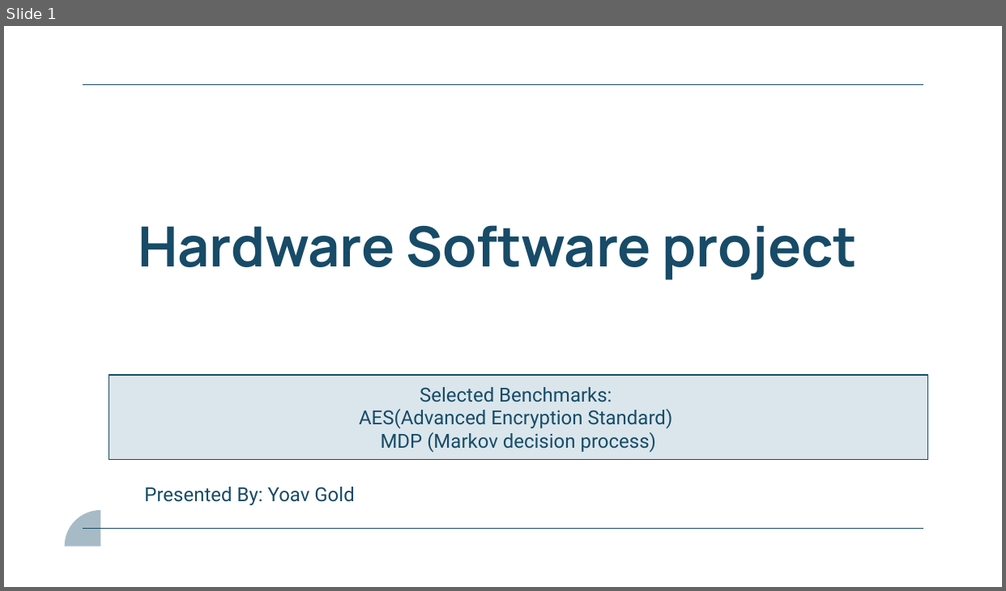
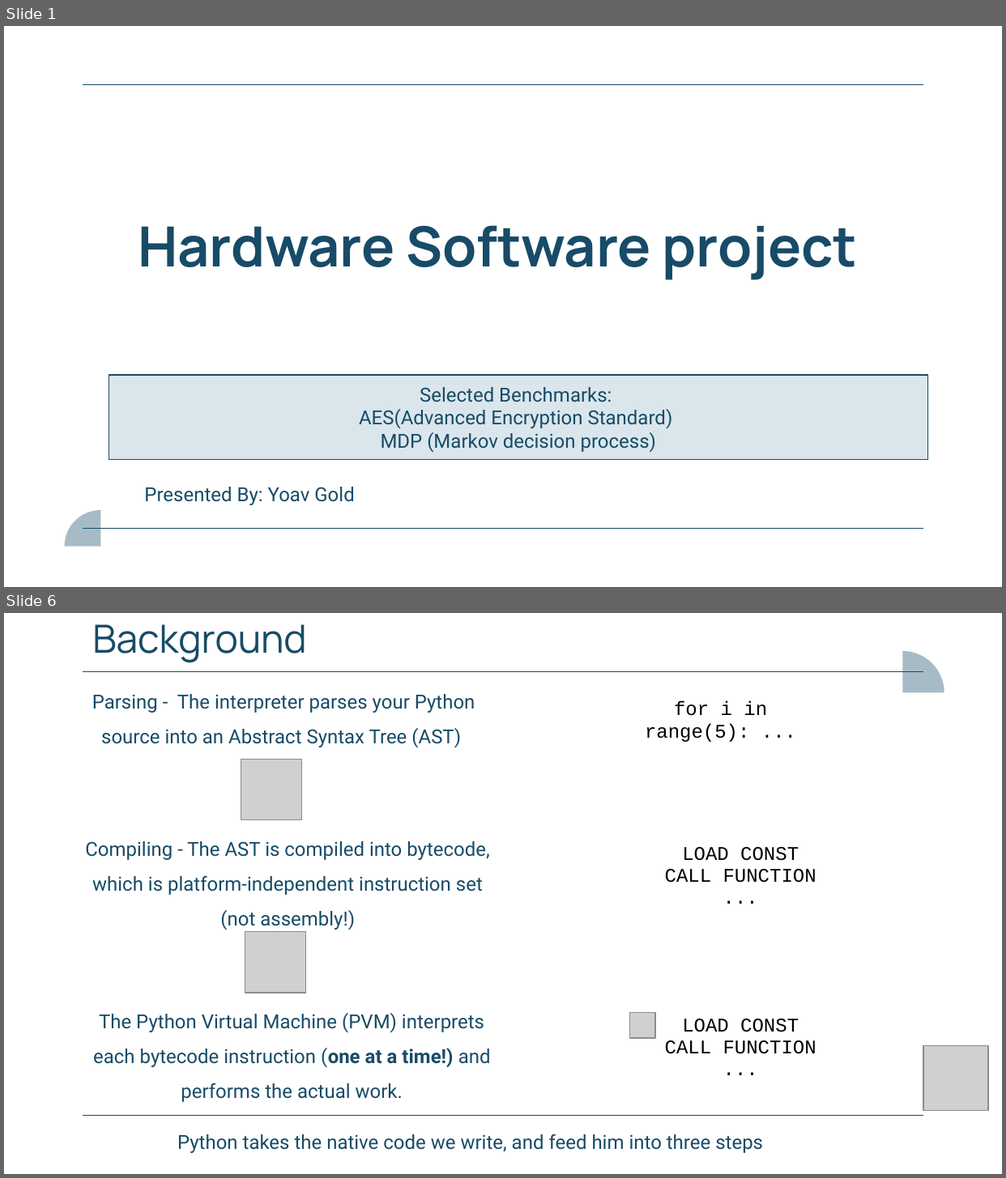
Before and after one commit to YoavGold/hw_sw_project, a slide deck: presentation/final_presentation.pptx. Shown one above the other, each under a label of ours: slide 1 before the commit, slides 1 and 6 after it; the slides between them are not shown. The pictures are 1006x591 and 1006x1178 pixels, drawn with LibreOffice and Linux fonts; fonts in the diff are those of the drawing; grey boxes stand for pictures. Boxes give left, top, right and bottom in pixels: in the first picture for what was removed or moved away, otherwise in the second. Text is boxed around its words. In the diff, an @@ line names an element or a change of style, - is before the commit and + after.

```diff
--- a/presentation/final_presentation.pptx
+++ b/presentation/final_presentation.pptx
@@ slide 6 added at (x1=4, y1=613, x2=1002, y2=1174), background #FFFFFF; not listed: 2 template elements that a slide beside it also shows @@
@@ title added at (x1=92, y1=624, x2=307, y2=663), 28 pt, text #174B67 @@
+Background
@@ freeform shape added at (x1=902, y1=651, x2=944, y2=693), fill #A7BBC7 @@
@@ text added at (x1=92, y1=694, x2=475, y2=748), 14 pt, text #174B67 @@
+  Parsing - The interpreter parses your Python source into an Abstract Syntax Tree (AST)
@@ table added at (x1=594, y1=693, x2=846, y2=750), 1 rows, 1 columns @@
+for i in range(5): ...
@@ picture added at (x1=241, y1=759, x2=301, y2=820) @@
@@ text added at (x1=85, y1=841, x2=489, y2=931), 14 pt, text #174B67 @@
+  Compiling - The AST is compiled into bytecode, which is platform-independent instruction set (not assembly!)
@@ table added at (x1=614, y1=837, x2=866, y2=918), 1 rows, 1 columns @@
+LOAD CONST / CALL FUNCTION / ...
@@ picture added at (x1=245, y1=932, x2=305, y2=993) @@
@@ text added at (x1=93, y1=1013, x2=491, y2=1102), 14 pt, text #174B67 @@
+  The Python Virtual Machine (PVM) interprets each bytecode instruction (one at a time!) and performs the actual work.
@@ table added at (x1=614, y1=1009, x2=866, y2=1089), 1 rows, 1 columns @@
+LOAD CONST / CALL FUNCTION / ...
@@ picture added at (x1=629, y1=1013, x2=655, y2=1039) @@
@@ picture added at (x1=923, y1=1046, x2=988, y2=1111) @@
@@ text added at (x1=177, y1=1134, x2=763, y2=1153), 14 pt, text #174B67 @@
+  Python takes the native code we write, and feed him into three steps
```
Also in this commit, not shown: 1 slide changed, 37 other slides added, 1 other file.
